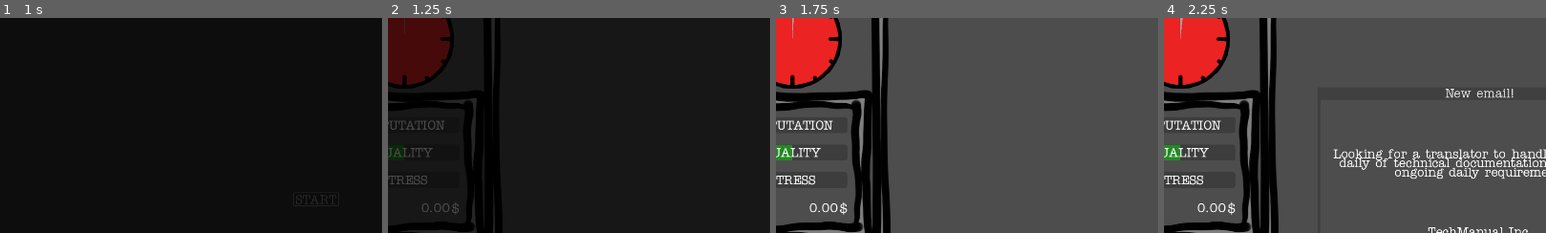
Above: before the commit, frames 1-4 (left to right).
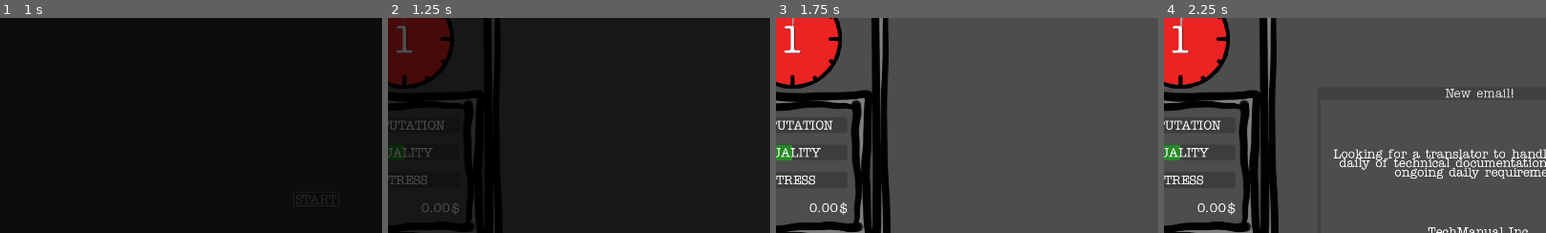
Above: after the commit, the same moments.

Repository: ildede/game-off-2025
Game: Godot game, scene res://scenes/ui/start_screen/start.tscn
Two runs of this game, one before a commit and one after it. Both use one fixed random seed, a clock stepped at 60 frames per second and the inputs below.
Inputs (mouse positions are % of the whole screen's width and height, from its top left):
- Up to frame 1 (1 s): click "START" at 0.5 s
- Up to frame 2 (1.25 s): no input
- Up to frame 3 (1.75 s): move the mouse to (72, 45) at 1.27 s
- Up to frame 4 (2.25 s): tap Enter at 2 s; move the mouse to (30, 55) at 2.02 s
The pictures show only the part of the screen within x 9-59%, y 8-58%; the shares and areas given below are measured in that part.

Frame 1 is identical in both runs. In frame 2, 0.2% of the frame differs, in the area x 2-7%, y 3-17%; in frame 3, 0.2%; in frame 4, 0.2%.

Commit message:
feat: add day count to clock

Diff:
--- a/scenes/system/scene_transition.gd
+++ b/scenes/system/scene_transition.gd
@@ -1,6 +1,7 @@
 extends CanvasLayer
 
 func _ready() -> void:
+	process_mode = Node.PROCESS_MODE_ALWAYS
 	$ColorRect.visible = false
 
 func fade_to_main() -> void:
@@ -15,3 +16,18 @@
 	$AnimationPlayer.play("fade_out")
 	await $AnimationPlayer.animation_finished
 	$ColorRect.visible = false
+
+func fade_to_new_day(callback: Callable) -> void:
+	print("new day is fading")
+	$ColorRect.visible = true
+	$AnimationPlayer.play("fade_in")
+	await $AnimationPlayer.animation_finished
+
+	callback.call()
+	#get_tree().change_scene_to_file("res://scenes/ui/main_screen/main.tscn")
+
+	await get_tree().process_frame
+
+	$AnimationPlayer.play("fade_out")
+	await $AnimationPlayer.animation_finished
+	$ColorRect.visible = false
--- a/scenes/ui/clock/clock.gd
+++ b/scenes/ui/clock/clock.gd
@@ -1,11 +1,24 @@
 extends Control
+class_name Clock
 
 @onready var timer = $Timer
 @onready var progress = $TextureProgressBar
 
+signal end_of_the_day
+
+var day_count: int = 1
+
 func _ready() -> void:
 	progress.value = 0
 	progress.max_value = timer.wait_time
+	$DayCount.text = str(day_count)
 
 func _process(_delta: float) -> void:
 	progress.value = timer.time_left
+
+func _on_timer_timeout() -> void:
+	end_of_the_day.emit()
+
+func update_day_count(days: int) -> void:
+	day_count += days
+	$DayCount.text = str(day_count)
--- a/scenes/ui/clock/clock.tscn
+++ b/scenes/ui/clock/clock.tscn
@@ -34,3 +34,17 @@
 [node name="Timer" type="Timer" parent="."]
 wait_time = 60.0
 autostart = true
+
+[node name="DayCount" type="Label" parent="."]
+layout_mode = 0
+offset_left = -125.0
+offset_top = -40.0
+offset_right = 125.0
+offset_bottom = 40.0
+theme_override_colors/font_shadow_color = Color(0, 0, 0, 1)
+theme_override_font_sizes/font_size = 100
+text = "356"
+horizontal_alignment = 1
+vertical_alignment = 1
+
+[connection signal="timeout" from="Timer" to="." method="_on_timer_timeout"]
--- /dev/null
+++ b/scenes/ui/game_information/game_information.gd
@@ -0,0 +1,36 @@
+extends Control
+class_name GameInformation
+
+var money: float = 0
+
+signal end_of_the_day
+
+# Called when the node enters the scene tree for the first time.
+func _ready() -> void:
+	$InfoPanel/MarginContainer/GridContainer/StressLabel/StressBar.value = 0
+	$InfoPanel/MarginContainer/GridContainer/QualityLabel/QualityBar.value = 50
+	$InfoPanel/MarginContainer/GridContainer/ReputationLabel/ReputationBar.value = 5
+	$InfoPanel/MarginContainer/GridContainer/GridContainer/Money.text = "%.2f" % money
+	Global.update_reputation.connect(reputation_change)
+	Global.update_stress.connect(stress_change)
+	Global.update_quality.connect(quality_change)
+	Global.update_money.connect(money_change)
+
+func reputation_change(value):
+	$InfoPanel/MarginContainer/GridContainer/ReputationLabel/ReputationBar.value += value
+
+func stress_change(value):
+	$InfoPanel/MarginContainer/GridContainer/StressLabel/StressBar.value += value
+
+func quality_change(value):
+	$InfoPanel/MarginContainer/GridContainer/QualityLabel/QualityBar.value += value
+
+func money_change(value):
+	money += value
+	$InfoPanel/MarginContainer/GridContainer/GridContainer/Money.text = "%.2f" % money
+
+func _on_clock_end_of_the_day() -> void:
+	end_of_the_day.emit()
+
+func update_day_count(days: int) -> void:
+	$Clock.update_day_count(days)
--- a/scenes/ui/info_panel/info_panel.tscn
+++ b/scenes/ui/game_information/game_information.tscn
@@ -1,6 +1,6 @@
 [gd_scene load_steps=6 format=3 uid="uid://c7gpddms8dggn"]
 
-[ext_resource type="Script" uid="uid://b5d226ud6fjao" path="res://scenes/ui/info_panel/info_panel.gd" id="1_f6qh3"]
+[ext_resource type="Script" uid="uid://b5d226ud6fjao" path="res://scenes/ui/game_information/game_information.gd" id="1_f6qh3"]
 [ext_resource type="PackedScene" uid="uid://dahhp2f70drw" path="res://scenes/ui/clock/clock.tscn" id="2_g6785"]
 
 [sub_resource type="StyleBoxFlat" id="StyleBoxFlat_272bh"]
@@ -12,13 +12,14 @@
 [sub_resource type="StyleBoxFlat" id="StyleBoxFlat_lquwl"]
 bg_color = Color(1, 0, 0, 0.3529412)
 
-[node name="Control" type="Control"]
+[node name="GameInformation" type="Control"]
 layout_mode = 3
 anchors_preset = 0
 offset_left = 2.0
 offset_top = 2.0
 offset_right = 412.0
 offset_bottom = 652.0
+script = ExtResource("1_f6qh3")
 
 [node name="Clock" parent="." instance=ExtResource("2_g6785")]
 layout_mode = 0
@@ -39,7 +40,6 @@
 offset_bottom = 650.0
 size_flags_horizontal = 3
 size_flags_vertical = 3
-script = ExtResource("1_f6qh3")
 
 [node name="MarginContainer" type="MarginContainer" parent="InfoPanel"]
 layout_mode = 2
@@ -150,3 +150,5 @@
 text = "$"
 horizontal_alignment = 2
 vertical_alignment = 1
+
+[connection signal="end_of_the_day" from="Clock" to="." method="_on_clock_end_of_the_day"]
--- a/scenes/ui/info_panel/info_panel.gd
+++ /dev/null
@@ -1,27 +0,0 @@
-extends PanelContainer
-
-var money: float = 0
-
-# Called when the node enters the scene tree for the first time.
-func _ready() -> void:
-	$MarginContainer/GridContainer/StressLabel/StressBar.value = 0
-	$MarginContainer/GridContainer/QualityLabel/QualityBar.value = 50
-	$MarginContainer/GridContainer/ReputationLabel/ReputationBar.value = 5
-	$MarginContainer/GridContainer/GridContainer/Money.text = "%.2f" % money
-	Global.update_reputation.connect(reputation_change)
-	Global.update_stress.connect(stress_change)
-	Global.update_quality.connect(quality_change)
-	Global.update_money.connect(money_change)
-
-func reputation_change(value):
-	$MarginContainer/GridContainer/ReputationLabel/ReputationBar.value += value
-
-func stress_change(value):
-	$MarginContainer/GridContainer/StressLabel/StressBar.value += value
-
-func quality_change(value):
-	$MarginContainer/GridContainer/QualityLabel/QualityBar.value += value
-
-func money_change(value):
-	money += value
-	$MarginContainer/GridContainer/GridContainer/Money.text = "%.2f" % money
--- a/scenes/ui/main_screen/main.gd
+++ b/scenes/ui/main_screen/main.gd
@@ -2,6 +2,7 @@
 class_name Main
 
 @onready var popup_message: PopupMessage = $PopupMessage
+@onready var game_information: GameInformation = $GameInformation
 
 @onready var client_data: ClientData = preload("res://scenes/game/entities/client/client_data.gd").new()
 @onready var client_scene = preload("res://scenes/game/entities/client/client.tscn")
@@ -10,6 +11,7 @@
 	popup_message.new_client_accepted.connect(handle_accepted_client)
 	popup_message.new_client_refused.connect(handle_refused_client)
 	popup_message.popup_closed.connect(handle_closing_popup)
+	game_information.end_of_the_day.connect(handle_end_of_the_day)
 	add_child(client_data)
 
 func new_email_from_client() -> void:
@@ -40,3 +42,12 @@
 	$EventSpawner.start(31.0)
 	$PopupMessage.hide()
 	get_tree().paused = false
+
+func handle_end_of_the_day() -> void:
+	print("The end is nay")
+	get_tree().paused = true
+	print("nope or yes?")
+	SceneTransition.fade_to_new_day(func callback():
+		print("daje")
+		game_information.update_day_count(1)
+		get_tree().paused = false)
--- a/scenes/ui/main_screen/main.tscn
+++ b/scenes/ui/main_screen/main.tscn
@@ -1,14 +1,14 @@
 [gd_scene load_steps=5 format=3 uid="uid://b8cdvr2tr0y4c"]
 
 [ext_resource type="Script" uid="uid://b1mqk1kknrr1k" path="res://scenes/ui/main_screen/main.gd" id="1_ig7tw"]
-[ext_resource type="PackedScene" uid="uid://c7gpddms8dggn" path="res://scenes/ui/info_panel/info_panel.tscn" id="2_iu1df"]
+[ext_resource type="PackedScene" uid="uid://c7gpddms8dggn" path="res://scenes/ui/game_information/game_information.tscn" id="2_iu1df"]
 [ext_resource type="PackedScene" uid="uid://dibf4fgjie87y" path="res://scenes/game/translator/translator.tscn" id="3_h2yge"]
 [ext_resource type="PackedScene" uid="uid://cgypytgu10ukf" path="res://scenes/ui/popup_message/popup_message.tscn" id="4_iu1df"]
 
 [node name="Main" type="Node2D"]
 script = ExtResource("1_ig7tw")
 
-[node name="InfoPanel" parent="." instance=ExtResource("2_iu1df")]
+[node name="GameInformation" parent="." instance=ExtResource("2_iu1df")]
 
 [node name="WorldPanel" type="PanelContainer" parent="."]
 offset_left = 400.0
Renamed: scenes/ui/info_panel/info_panel.gd.uid -> scenes/ui/game_information/game_information.gd.uid
